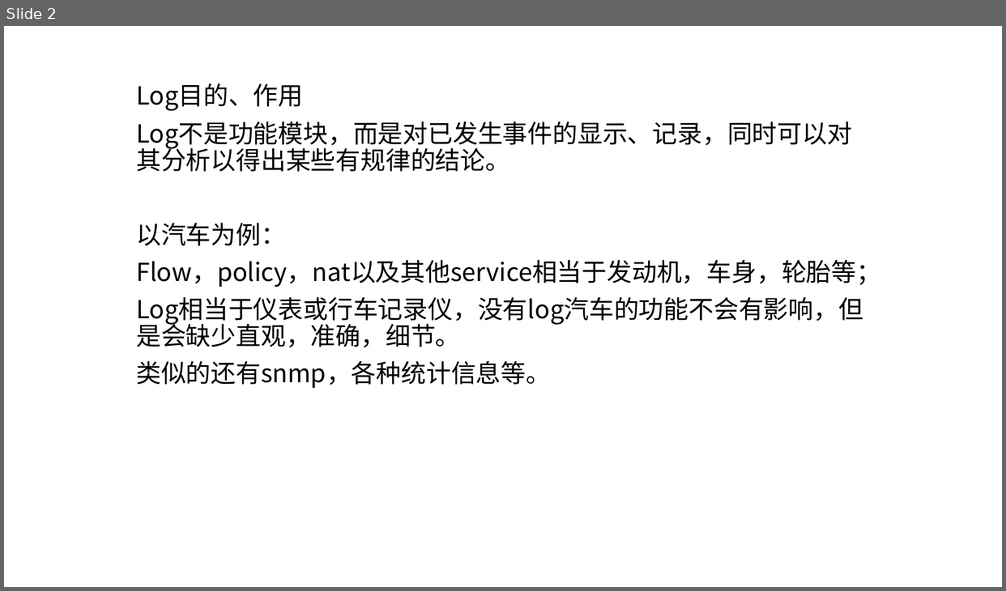
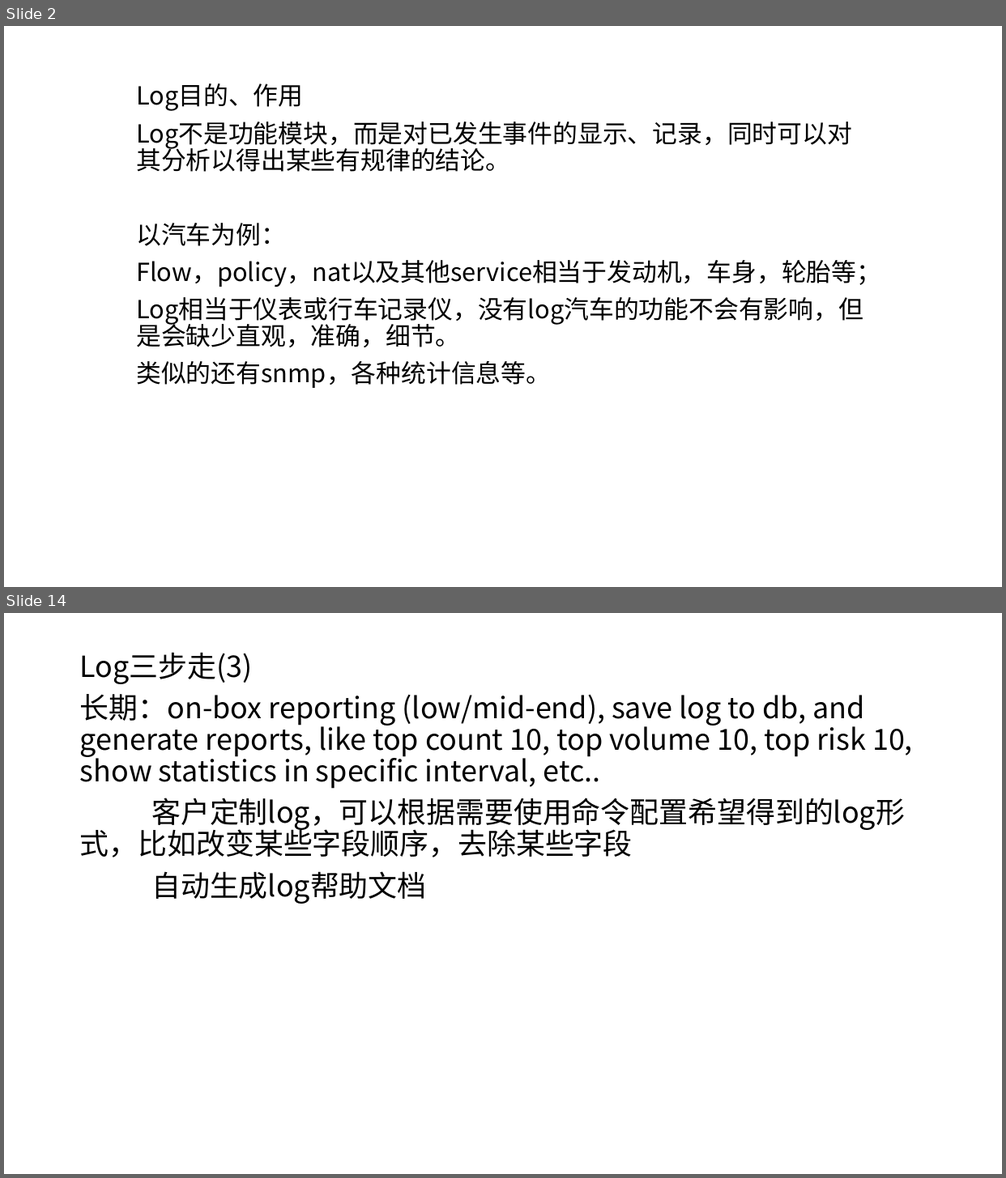
Before and after one commit to qicen/jw, a slide deck: log.pptx. Shown one above the other, each under a label of ours: slide 2 before the commit, slides 2 and 14 after it; the slides between them are not shown. The pictures are 1006x591 and 1006x1178 pixels, drawn with LibreOffice and Linux fonts; fonts in the diff are those of the drawing. Boxes give left, top, right and bottom in pixels: in the first picture for what was removed or moved away, otherwise in the second. Text is boxed around its words. In the diff, an @@ line names an element or a change of style, - is before the commit and + after.

```diff
--- a/log.pptx
+++ b/log.pptx
@@ slide 14 added at (4,613,1002,1174), background #FFFFFF @@
@@ text added at (80,652,913,904), 28 pt, text #000000 @@
+Log三步走(3)
+长期：on-box reporting (low/mid-end), save log to db, and generate reports, like top count 10, top volume 10, top risk 10, show statistics in specific interval, etc..
+客户定制log，可以根据需要使用命令配置希望得到的log形式，比如改变某些字段顺序，去除某些字段
+自动生成log帮助文档
```
Also in this commit, not shown: 3 slides changed, 9 other slides added, 1 slide removed.
